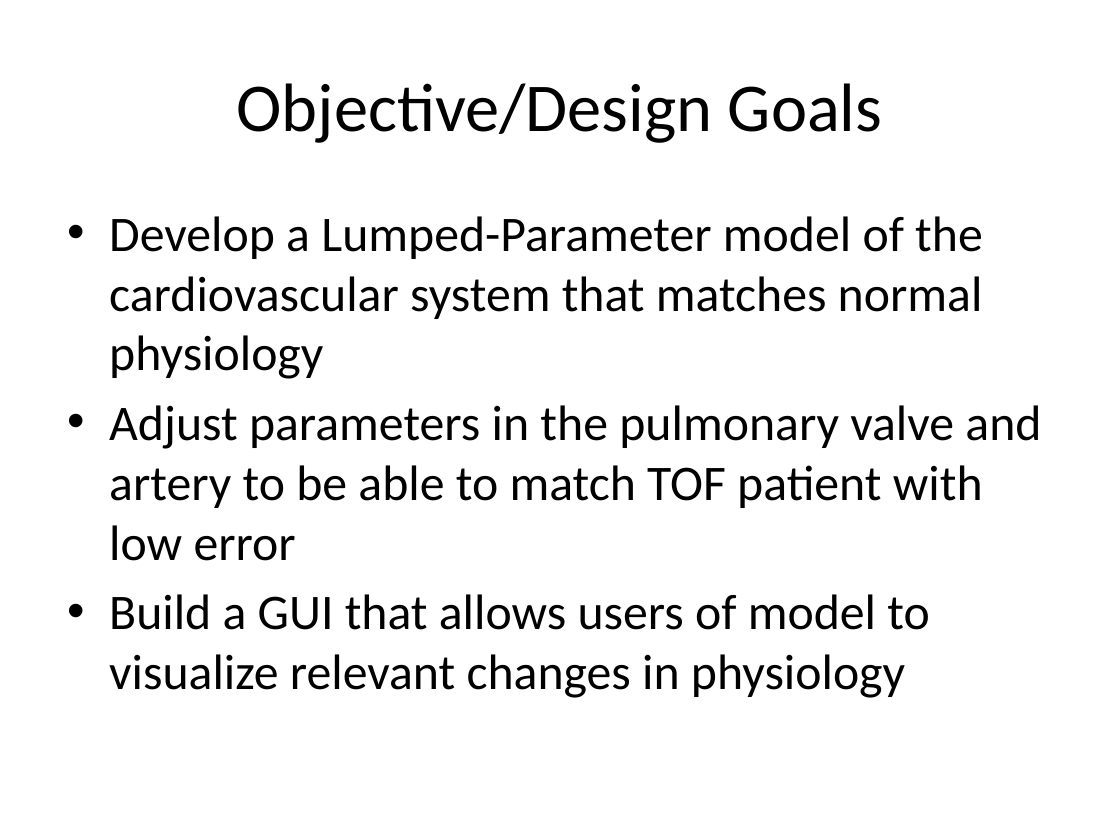
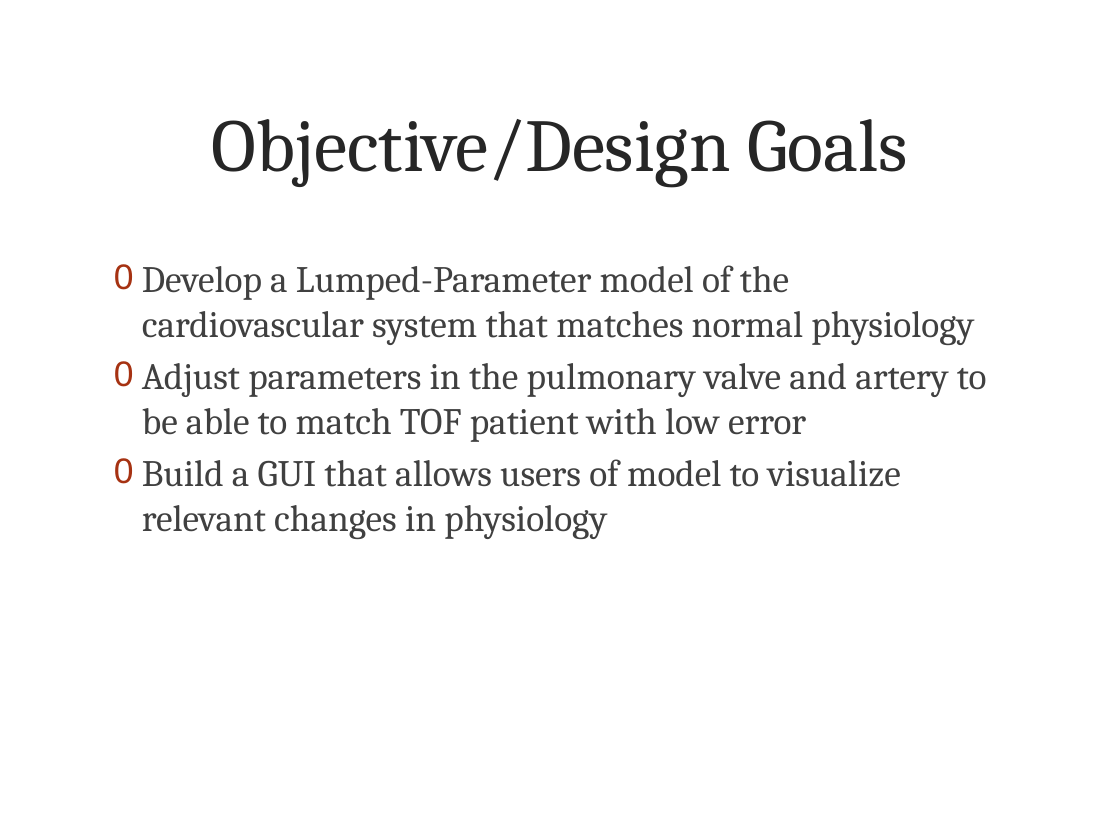
Before and after one commit to bshyong/MATLAB-Cardiovascular-Model-GUI, a slide deck: slide 3 of Final Presentation.pptx. Drawn at 1120x840 pixels with LibreOffice and Linux fonts; fonts in the diff are those of the drawing; background and template pictures are left out. Boxes give left, top, right and bottom in pixels: in the first picture for what was removed or moved away, otherwise in the second. Text is boxed around its words. In the diff, an @@ line names an element or a change of style, - is before the commit and + after.

```diff
--- a/Final Presentation.pptx
+++ b/Final Presentation.pptx
@@ title "Objective/Design Goals": place and size @@
-title "Objective/Design Goals" at [237, 83, 882, 143]
+title "Objective/Design Goals" at [212, 119, 908, 187]
@@ title "Objective/Design Goals" at [212, 119, 908, 187]: size 44 to 48 pt, font Calibri to Cambria, text colour #000000 to #262626 @@
@@ text "Develop a Lumped-Parameter model of ...": place and size @@
-text "Develop a Lumped-Parameter model of ..." at [109, 216, 1041, 698]
+text "Develop a Lumped-Parameter model of ..." at [142, 265, 987, 539]
@@ text "Develop a Lumped-Parameter model of ..." at [142, 265, 987, 539]: size 32 to 24 pt, font Calibri to Cambria, text colour #000000 to #404040; bullet • to 0; less space between paragraphs @@
```
Also in this commit, not shown: 5 other slides changed, 2 slides added, 2 slides removed, 2 other files.
